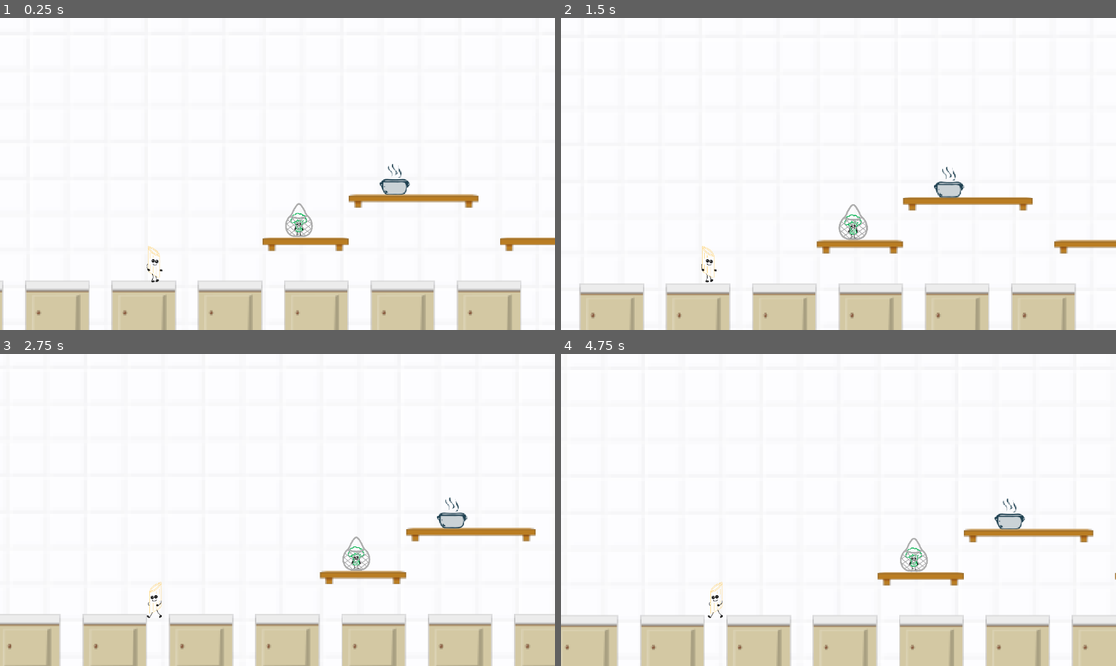
Above: before the commit, frames 1-4 (two rows, left to right).
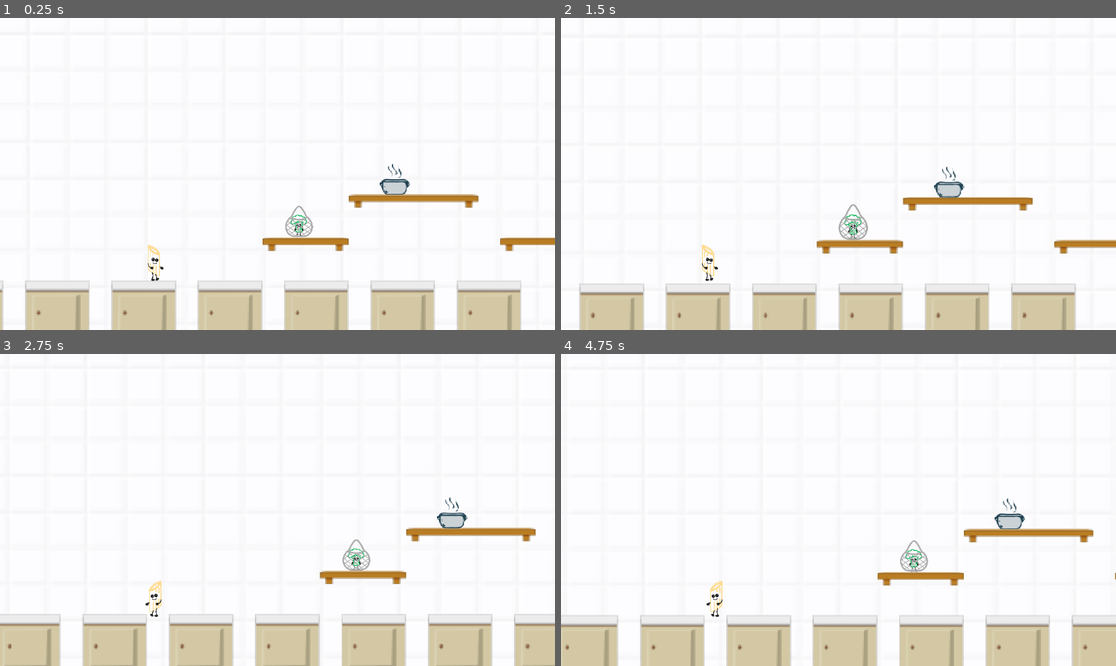
Above: after the commit, the same moments.

Repository: johannaeklundh/penneforyourlife
Game: Godot game, scene res://Assets/Scenes/Areas/area_1.tscn
Same seed, same stepped clock (60 frames per second), same inputs: the game is played once before the commit and once after it.
Inputs:
- Up to frame 1 (0.25 s): no input
- Up to frame 2 (1.5 s): hold Right (move_right) from 0.53 s (still down); tap E (interact) at 0.6, 1.35 s; tap Space (jump) at 0.77 s
- Up to frame 3 (2.75 s): tap Space (jump) at 1.52 s; release Right (move_right) at 2.03 s; hold Left (move_left) from 2.03 s (still down); tap E (interact) at 2.1 s
- Up to frame 4 (4.75 s): release Left (move_left) at 2.78 s; hold Right (move_right) 2.78-4.28 s; tap E (interact) at 2.85, 3.6, 4.35 s; tap Space (jump) at 3.02, 3.77, 4.52 s; hold Left (move_left) from 4.28 s (still down)

The runs differ from the first frame. In frame 1, 0.4% of the frame differs, in the area x 26-57%, y 59-85%; in frame 2, 0.1%; in frame 3, 0.4%, in the area x 26-67%, y 58-85%; in frame 4, 0.4%.

Commit message:
added thicker run pasta and broccoli

Diff:
--- a/Assets/Scenes/Areas/area_1.tscn
+++ b/Assets/Scenes/Areas/area_1.tscn
@@ -138,6 +138,22 @@
 atlas = ExtResource("12_ys1tx")
 region = Rect2(740, 0, 370, 400)
 
+[sub_resource type="AtlasTexture" id="AtlasTexture_5cg6o"]
+atlas = ExtResource("12_ys1tx")
+region = Rect2(0, 0, 370, 400)
+
+[sub_resource type="AtlasTexture" id="AtlasTexture_u0xoj"]
+atlas = ExtResource("12_ys1tx")
+region = Rect2(370, 0, 370, 400)
+
+[sub_resource type="AtlasTexture" id="AtlasTexture_p11o7"]
+atlas = ExtResource("12_ys1tx")
+region = Rect2(740, 0, 370, 400)
+
+[sub_resource type="AtlasTexture" id="AtlasTexture_klwya"]
+atlas = ExtResource("12_ys1tx")
+region = Rect2(1110, 0, 370, 400)
+
 [sub_resource type="SpriteFrames" id="SpriteFrames_u0xoj"]
 animations = [{
 "frames": [{
@@ -166,6 +182,18 @@
 }, {
 "duration": 1.0,
 "texture": SubResource("AtlasTexture_ys1tx")
+}, {
+"duration": 1.0,
+"texture": SubResource("AtlasTexture_5cg6o")
+}, {
+"duration": 1.0,
+"texture": SubResource("AtlasTexture_u0xoj")
+}, {
+"duration": 1.0,
+"texture": SubResource("AtlasTexture_p11o7")
+}, {
+"duration": 0.5,
+"texture": SubResource("AtlasTexture_klwya")
 }],
 "loop": true,
 "name": &"stuck",
@@ -262,13 +290,14 @@
 position = Vector2(107, -42)
 scale = Vector2(0.07, 0.07)
 sprite_frames = SubResource("SpriteFrames_u0xoj")
-animation = &"idle"
-frame_progress = 0.281436
+animation = &"stuck"
+frame_progress = 0.338581
 offset = Vector2(0, -50)
 
 [node name="Area2D" type="Area2D" parent="Friend"]
 
 [node name="CollisionShape2D" type="CollisionShape2D" parent="Friend/Area2D"]
+visible = false
 position = Vector2(107, -43)
 rotation = 1.5708
 scale = Vector2(2, 2)
--- a/Assets/Scenes/player.tscn
+++ b/Assets/Scenes/player.tscn
@@ -1,8 +1,9 @@
-[gd_scene load_steps=10 format=3 uid="uid://br4bmuwc5rwhj"]
+[gd_scene load_steps=17 format=3 uid="uid://br4bmuwc5rwhj"]
 
 [ext_resource type="Script" uid="uid://cy1cyiq3gmfsu" path="res://Assets/Scripts/player_controller.gd" id="1_7dd06"]
-[ext_resource type="Texture2D" uid="uid://dhxk6wcg64gqe" path="res://Assets/Sprites/pasta.png" id="2_7dd06"]
 [ext_resource type="Script" uid="uid://o414gm4wpvwf" path="res://Assets/Scripts/player_animator.gd" id="2_38rej"]
+[ext_resource type="Texture2D" uid="uid://ctexeaeea0nec" path="res://Assets/Sprites/pastaRun.png" id="4_23lac"]
+[ext_resource type="Texture2D" uid="uid://bbcvqm4df2n01" path="res://Assets/Sprites/pastaIdle.png" id="4_t1xgp"]
 
 [sub_resource type="GDScript" id="GDScript_38rej"]
 script/source = "extends Camera2D
@@ -24,53 +25,17 @@
 
 [sub_resource type="Animation" id="Animation_38rej"]
 length = 0.001
-tracks/0/type = "value"
-tracks/0/imported = false
-tracks/0/enabled = true
-tracks/0/path = NodePath("PlayerAnimator/Sprite2D:region_rect")
-tracks/0/interp = 1
-tracks/0/loop_wrap = true
-tracks/0/keys = {
-"times": PackedFloat32Array(0),
-"transitions": PackedFloat32Array(1),
-"update": 0,
-"values": [Rect2(0, 0, 240, 340)]
-}
 
 [sub_resource type="Animation" id="Animation_t1xgp"]
 resource_name = "idle"
 length = 2.0
 loop_mode = 1
 step = 0.25
-tracks/0/type = "value"
-tracks/0/imported = false
-tracks/0/enabled = true
-tracks/0/path = NodePath("PlayerAnimator/Sprite2D:region_rect")
-tracks/0/interp = 0
-tracks/0/loop_wrap = true
-tracks/0/keys = {
-"times": PackedFloat32Array(0, 2),
-"transitions": PackedFloat32Array(1, 1),
-"update": 0,
-"values": [Rect2(0, 0, 240, 340), Rect2(0, 0, 240, 340)]
-}
 
 [sub_resource type="Animation" id="Animation_7dd06"]
 resource_name = "run"
 loop_mode = 1
 step = 0.25
-tracks/0/type = "value"
-tracks/0/imported = false
-tracks/0/enabled = true
-tracks/0/path = NodePath("PlayerAnimator/Sprite2D:region_rect")
-tracks/0/interp = 0
-tracks/0/loop_wrap = true
-tracks/0/keys = {
-"times": PackedFloat32Array(0, 0.5, 1),
-"transitions": PackedFloat32Array(1, 1, 1),
-"update": 0,
-"values": [Rect2(240, 0, 240, 340), Rect2(480, 0, 240, 340), Rect2(240, 0, 240, 340)]
-}
 
 [sub_resource type="AnimationLibrary" id="AnimationLibrary_t1xgp"]
 _data = {
@@ -78,6 +43,54 @@
 &"idle": SubResource("Animation_t1xgp"),
 &"run": SubResource("Animation_7dd06")
 }
+
+[sub_resource type="AtlasTexture" id="AtlasTexture_23lac"]
+atlas = ExtResource("4_t1xgp")
+region = Rect2(400, 0, 400, 560)
+
+[sub_resource type="AtlasTexture" id="AtlasTexture_w3t24"]
+atlas = ExtResource("4_t1xgp")
+region = Rect2(0, 0, 400, 560)
+
+[sub_resource type="AtlasTexture" id="AtlasTexture_c3tg1"]
+atlas = ExtResource("4_23lac")
+region = Rect2(0, 0, 399, 560)
+
+[sub_resource type="AtlasTexture" id="AtlasTexture_lerqx"]
+atlas = ExtResource("4_23lac")
+region = Rect2(399, 0, 399, 560)
+
+[sub_resource type="AtlasTexture" id="AtlasTexture_jp3cw"]
+atlas = ExtResource("4_23lac")
+region = Rect2(798, 0, 399, 560)
+
+[sub_resource type="SpriteFrames" id="SpriteFrames_c3tg1"]
+animations = [{
+"frames": [{
+"duration": 6.0,
+"texture": SubResource("AtlasTexture_23lac")
+}, {
+"duration": 0.5,
+"texture": SubResource("AtlasTexture_w3t24")
+}],
+"loop": true,
+"name": &"idle",
+"speed": 5.0
+}, {
+"frames": [{
+"duration": 1.0,
+"texture": SubResource("AtlasTexture_c3tg1")
+}, {
+"duration": 1.0,
+"texture": SubResource("AtlasTexture_lerqx")
+}, {
+"duration": 1.0,
+"texture": SubResource("AtlasTexture_jp3cw")
+}],
+"loop": true,
+"name": &"run",
+"speed": 5.0
+}]
 
 [sub_resource type="CapsuleShape2D" id="CapsuleShape2D_7dd06"]
 radius = 5.0
@@ -101,10 +114,11 @@
 script = SubResource("GDScript_38rej")
 
 [node name="PlayerAnimator" type="Node2D" parent="." node_paths=PackedStringArray("player_controller", "animation_player", "sprite")]
+position = Vector2(0, -1)
 script = ExtResource("2_38rej")
 player_controller = NodePath("..")
 animation_player = NodePath("AnimationPlayer")
-sprite = NodePath("Sprite2D")
+sprite = NodePath("AnimatedSprite2D")
 
 [node name="AnimationPlayer" type="AnimationPlayer" parent="PlayerAnimator"]
 root_node = NodePath("../..")
@@ -114,12 +128,13 @@
 autoplay = "idle"
 speed_scale = 3.0
 
-[node name="Sprite2D" type="Sprite2D" parent="PlayerAnimator"]
-position = Vector2(0, -8)
-scale = Vector2(0.083, 0.083)
-texture = ExtResource("2_7dd06")
-region_enabled = true
-region_rect = Rect2(0, 0, 240, 340)
+[node name="AnimatedSprite2D" type="AnimatedSprite2D" parent="PlayerAnimator"]
+position = Vector2(2.27374e-13, -8)
+scale = Vector2(0.05, 0.05)
+sprite_frames = SubResource("SpriteFrames_c3tg1")
+animation = &"run"
+autoplay = "idle"
+frame_progress = 0.685544
 
 [node name="CollisionShape2D" type="CollisionShape2D" parent="."]
 visible = false
--- a/Assets/Scripts/player_animator.gd
+++ b/Assets/Scripts/player_animator.gd
@@ -2,7 +2,7 @@
 
 @export var player_controller : PlayerController
 @export var animation_player : AnimationPlayer
-@export var sprite : Sprite2D
+@export var sprite : AnimatedSprite2D
 
 func _process(_delta):
 	if player_controller.direction == 1:
--- a/Assets/Scripts/tutorial_button.gd
+++ b/Assets/Scripts/tutorial_button.gd
@@ -5,7 +5,7 @@
 
 @onready var anim_sprite: AnimatedSprite2D = $AnimatedSprite2D
 
-@export var delay_before_show := 1.0 # seconds to wait before showing
+@export var delay_before_show := 0.5 # seconds to wait before showing
 
 func _ready():
 	hide()  # hide the whole Area2D (and thus the sprite)
Not shown: 1 places in Assets/Scenes/Areas/area_1.tscn that only renumber resources
Binary file changed: Assets/Sprites/broccoliStuck.png
Binary file added: Assets/Sprites/pastaIdle.png
Not shown, added: Assets/Sprites/pastaIdle.png.import
Binary file added: Assets/Sprites/pastaRun.png
Not shown, added: Assets/Sprites/pastaRun.png.import
